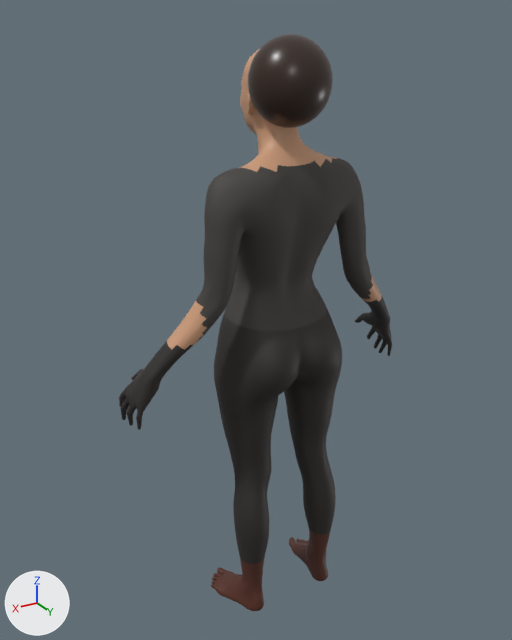
The Blender file games/character_lab/assets/model-packs/realistic-female/source/realistic-female.blend: old version first, new version second.
Both versions are drawn from a camera (50 mm lens) standing at (1.07, 1.629, 1.849) and looking at (0.042, -0.084, 0.992). Every picture has the same lights, and +X, +Y and +Z are marked at lower left. The older version comes first.

In view in the first picture: 'RealisticFemaleCharacter'.
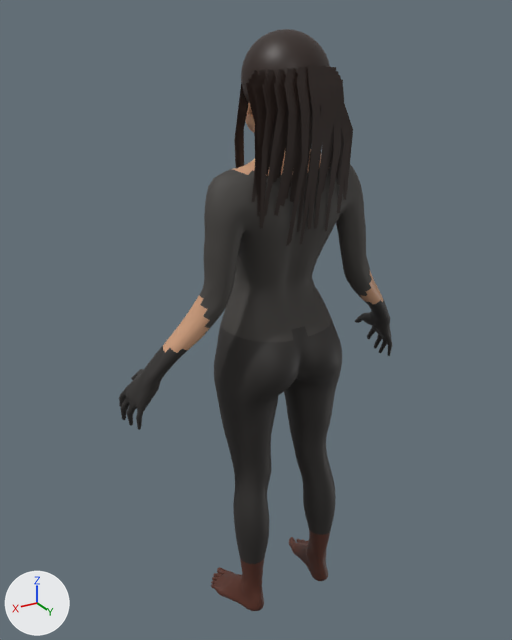
Boxes (x1, y1, x2, y2) around the edits, measured in the pictures (512 x 640 px; the box of a moved part takes in the faces that stretch with it):
'RealisticFemaleCharacter', reshaped
    before: (119, 34, 392, 611)
    after: (119, 29, 392, 611)
part 1 of me_realisticfemalecharactermesh, moved or reshaped
    before: (248, 34, 333, 128)
    after: (234, 29, 353, 246)
part 2 of me_realisticfemalecharactermesh, recoloured
    both: (196, 164, 373, 340)
part 3 of me_realisticfemalecharactermesh, recoloured
    both: (163, 297, 383, 353)

The change, as a diff of the scene's bpy script:
```diff
--- a/games/character_lab/assets/model-packs/realistic-female/source/realistic-female.blend.py
+++ b/games/character_lab/assets/model-packs/realistic-female/source/realistic-female.blend.py
@@ me_realisticfemalecharactermesh @@
 # used by ob_realisticfemalecharacter; location = (0.0, 0.0, 0.0)
-me_realisticfemalecharactermesh.from_pydata(...)  # 13928 vertices, 14118 faces; spans x -0.49..0.49, y -0.18..0.13, z 0.0..1.81
+me_realisticfemalecharactermesh.from_pydata(...)  # 17236 vertices, 17306 faces; spans x -0.49..0.49, y -0.18..0.15, z 0.0..1.82
+# me_realisticfemalecharactermesh part 1: 241 vertices moved from x -0.11..0.11, y -0.08..0.12, z 1.58..1.81 to x -0.12..0.12, y -0.11..0.12, z 1.58..1.81; 221 vertices removed from x -0.09..0.11, y -0.09..0.12, z 1.58..1.8; 661 vertices added at x -0.15..0.15, y -0.12..0.15, z 1.27..1.82
+# me_realisticfemalecharactermesh part 2: 64 faces spanning x -0.3..0.3, y -0.07..0.07, z 1.03..1.49 switch from mat_dressemeraldpbr (dark grey #423f3c) to mat_skinwarmpbr (brown #ce9e7c)
+# me_realisticfemalecharactermesh part 3: 28 faces spanning x -0.38..0.38, y -0.04..0.04, z 1.0..1.03 switch from mat_dresstrimpbr (black #2c2927) to mat_skinwarmpbr (brown #ce9e7c)
+# other edits to the shape of me_realisticfemalecharactermesh do not show in these pictures
 me_realisticfemalecharactermesh.materials.append(mat_lipsrosepbr)
```
